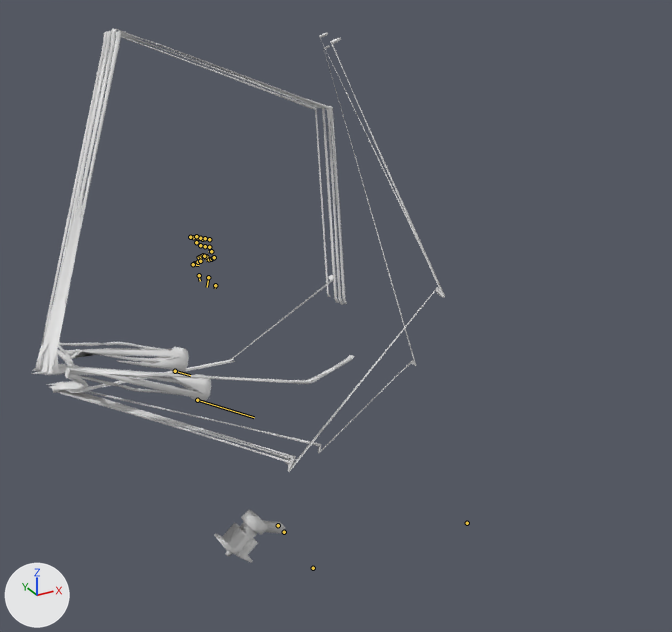
An edit to the FBX model Badass_Upgrade/UNITY/Assets/Models/GrupoA/Player/weapon1.fbx, drawn before and after from the same camera.
Rendered twice from a 50 mm camera at (-0.0888, -0.1905, 0.1566) aimed at (0.0138, -0.0039, 0.0633). The axes (+X, +Y, +Z) are drawn at lower left. The lights are the same throughout. Both versions are drawn at frame 226 of the action 'Armature_001Action_001'; the numbers are the values there. The bones that bend it are drawn over the model as lines. Materials are left out; every surface is plain grey.

Names of what the first picture shows: 'Cube_005', 'Gun', 'RArm'.
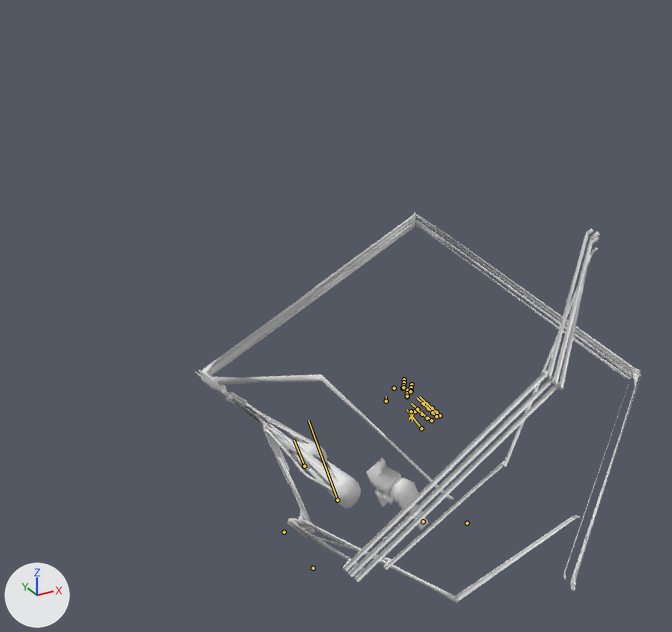
What differs and where, as boxes (x1, y1, x2, y2) in the pictures (672 x 632 px):
'Cube_005', posed (38% wider, 6% taller)
    before: (31, 29, 354, 384)
    after: (195, 213, 641, 591)
'RArm', posed (16% narrower, 15% shorter)
    before: (46, 32, 445, 472)
    after: (263, 229, 600, 603)
'Gun', posed (12% narrower, 35% taller)
    before: (214, 510, 285, 563)
    after: (366, 458, 428, 530)
bone 'Bone', root to tip
    before: (278, 525) to (278, 525)
    after: (423, 521) to (422, 521)
bone 'Bone_0', root to tip
    before: (197, 400) to (254, 417)
    after: (337, 500) to (308, 420)
bone 'Bone_1', root to tip
    before: (175, 371) to (190, 375)
    after: (304, 466) to (294, 440)

What the commit changed:
Bone 'Bone' (bone_bone) moves from (-2.052, 4.438, -2.168) to (0.226, 2.569, 0.903).
Bone 'Bone' (bone_bone) turns from (90, 17, 69) to (8, 8, 21) degrees about its own x, y and z.
Bone 'Bone_0' (bone_bone_0) moves from (-2.052, 4.438, -2.168) to (0.226, 2.569, 0.903).
Bone 'Bone_0' (bone_bone_0) turns from (90, 17, 69) to (8, 8, 21) degrees about its own x, y and z.
Bone 'Bone_1' (bone_bone_1) moves from (-2.052, 4.438, -2.168) to (0.226, 2.569, 0.903).
Bone 'Bone_1' (bone_bone_1) turns from (90, 17, 69) to (8, 8, 21) degrees about its own x, y and z.
